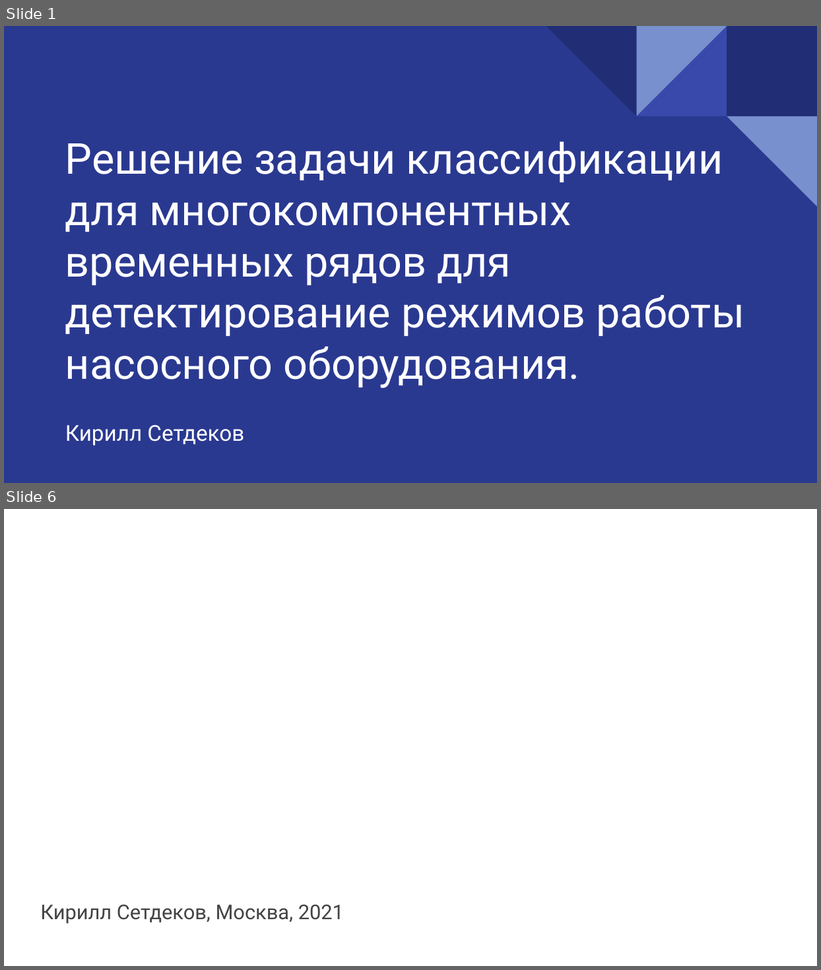
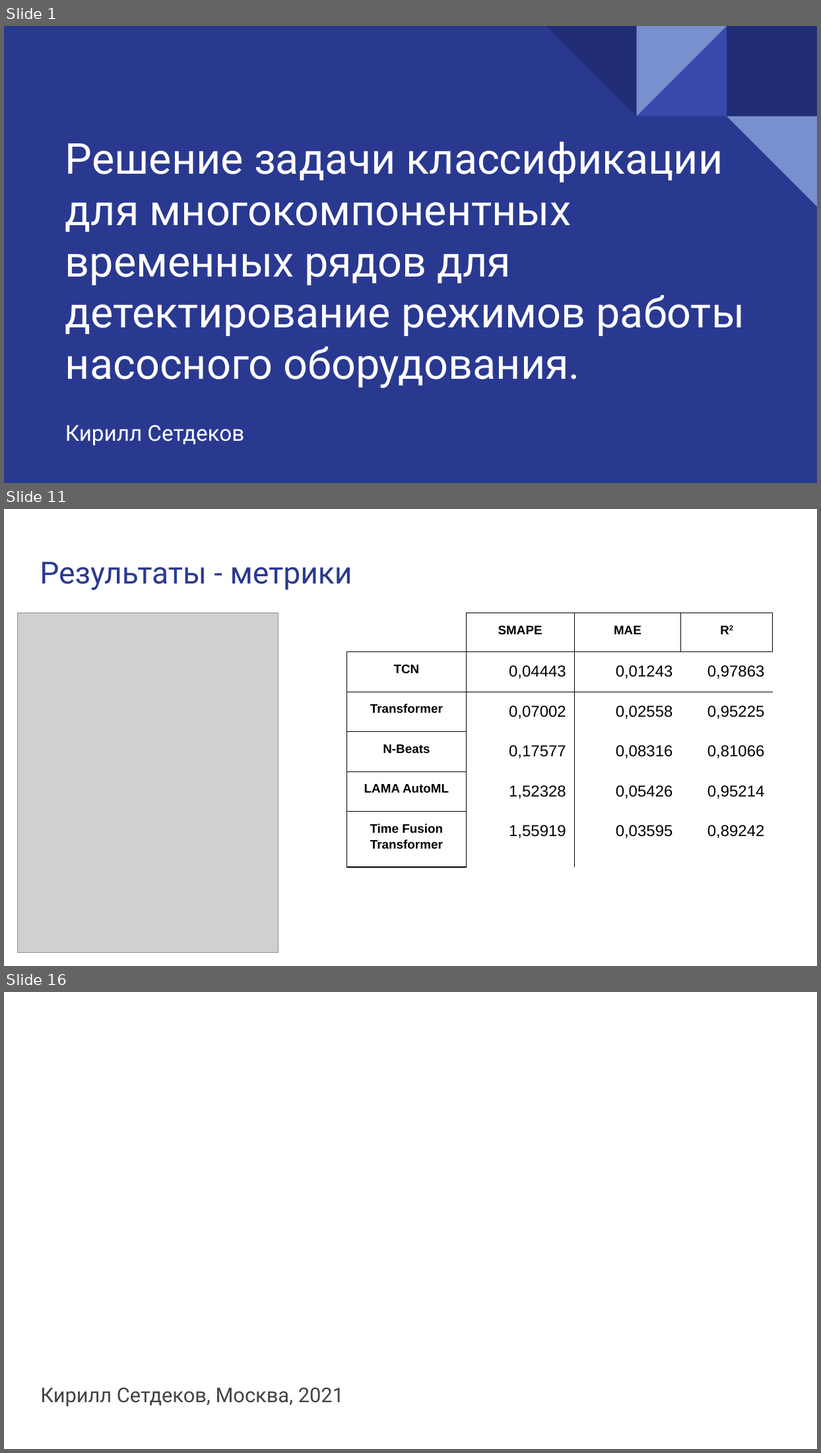
Before and after one commit to ksetdekov/ts_transformers, a slide deck: text/Предзащита.pptx. Shown one above the other, each under a label of ours: slides 1 and 6 before the commit, slides 1, 11 and 16 after it; the slides between them are not shown. The pictures are 821x970 and 821x1453 pixels, drawn with LibreOffice and Linux fonts; fonts in the diff are those of the drawing; grey boxes stand for pictures. Boxes give left, top, right and bottom in pixels: in the first picture for what was removed or moved away, otherwise in the second. Text is boxed around its words. In the diff, an @@ line names an element or a change of style, - is before the commit and + after.

```diff
--- a/text/Предзащита.pptx
+++ b/text/Предзащита.pptx
@@ slide 11 added at (4,509,817,966), background #FFFFFF @@
@@ title added at (40,562,352,590), 27 pt, text #2A3990 @@
+Результаты - метрики
@@ picture added at (18,613,279,953) @@
@@ table added at (347,613,772,880), 6 rows, 4 columns @@
+ | SMAPE | MAE | R2
+TCN | 0,04443 | 0,01243 | 0,97863
+Transformer | 0,07002 | 0,02558 | 0,95225
+N-Beats | 0,17577 | 0,08316 | 0,81066
+LAMA AutoML | 1,52328 | 0,05426 | 0,95214
+Time Fusion Transformer | 1,55919 | 0,03595 | 0,89242
@@ what was slide 6 is now slide 16 @@
```
Also in this commit, not shown: 1 slide changed, 12 other slides added, 3 slides removed, 14 other files.
